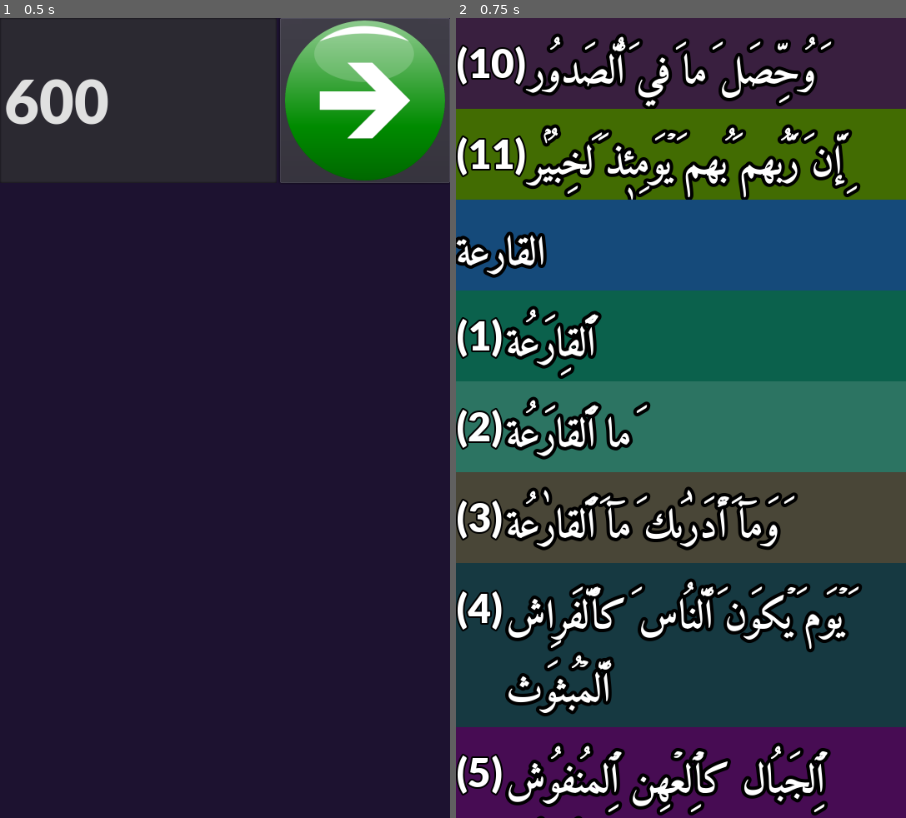
Above: before the commit, frames 1-2 (left to right).
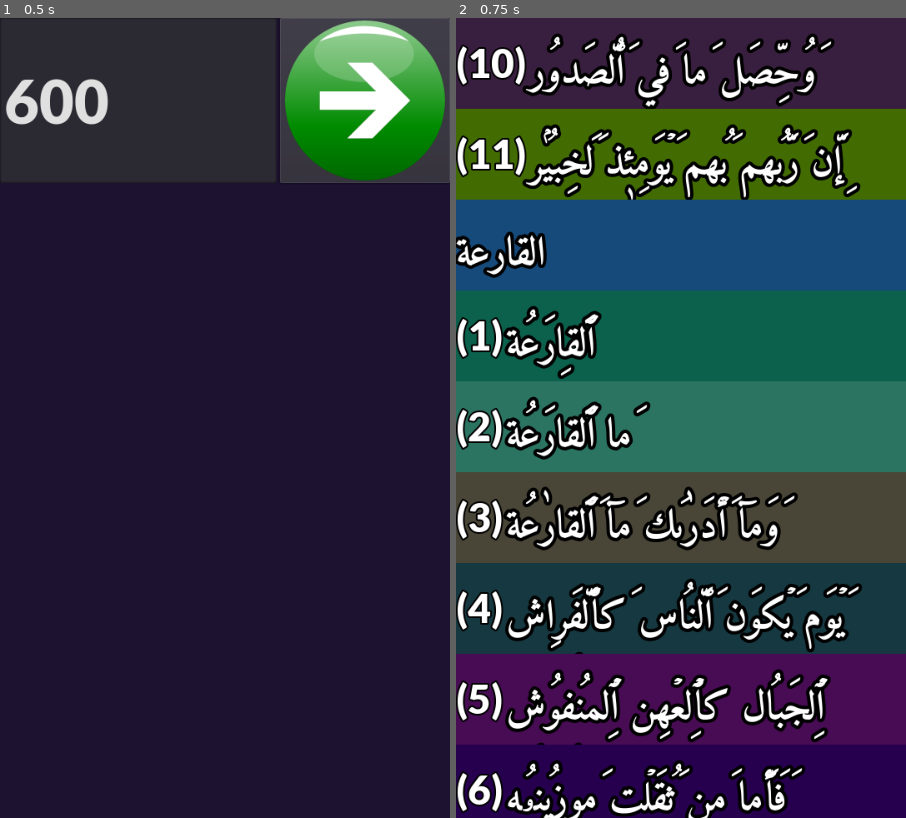
Above: after the commit, the same moments.

Repository: nightblade9/read-quran
Game: Godot game, scene res://scenes/HomeScreen.tscn
Same seed, same stepped clock (60 frames per second), same inputs: the game is played once before the commit and once after it.
Inputs (mouse positions are in pixels of both pictures, inside the frame that each line leads up to):
- Up to frame 1 (0.5 s): no input
- Up to frame 2 (0.75 s): click (820, 98) at 0.5 s

Frame 1 is identical in both runs. In frame 2, 18% of the frame differs, in the area x 0-100%, y 79-100%.

Commit message:
Refactoring to clean up code Rename "TemplateHbox" to just "HBoxContainer" Code is more OO; AyahHbox has setup, called to set up internals _create_entry adds to container so we can touch onready controls

Diff:
--- a/source/scenes/AyahHbox.gd
+++ b/source/scenes/AyahHbox.gd
@@ -1,7 +1,8 @@
 extends Control
 
 onready var _background = $ColorRect
-onready var _arabic_label = $TemplateHBox/ArabicLabel
+onready var _number_label = $HBoxContainer/NumberLabel
+onready var _arabic_label = $HBoxContainer/ArabicLabel
 
 func _ready():
 	_background.color.r = randf() * 0.40
@@ -10,3 +11,13 @@
 
 	# Expand to fit contents; +N so tashkeel (kasra) don't get cut off
 	self.rect_min_size.y = _arabic_label.get_minimum_size().y + 20
+
+# Called after _ready
+func setup(ayah_number:int, arabic_text:String) -> void:
+	_number_label.text = "(%s)" % ayah_number
+	_arabic_label.arabic_input = arabic_text
+
+func show_header():
+	_number_label.queue_free()
+	pass # TODO: override/bigger somehow
+	# TODO: center text, too
--- a/source/scenes/AyahHbox.tscn
+++ b/source/scenes/AyahHbox.tscn
@@ -36,7 +36,7 @@
 "_edit_use_anchors_": false
 }
 
-[node name="TemplateHBox" type="HBoxContainer" parent="."]
+[node name="HBoxContainer" type="HBoxContainer" parent="."]
 margin_top = 24.0
 margin_right = 532.0
 size_flags_horizontal = 3
@@ -44,14 +44,14 @@
 "_edit_use_anchors_": false
 }
 
-[node name="NumberLabel" type="Label" parent="TemplateHBox"]
+[node name="NumberLabel" type="Label" parent="HBoxContainer"]
 margin_right = 56.0
 margin_bottom = 85.0
 size_flags_vertical = 5
 custom_fonts/font = SubResource( 1 )
 text = "(1)"
 
-[node name="ArabicLabel" type="Label" parent="TemplateHBox"]
+[node name="ArabicLabel" type="Label" parent="HBoxContainer"]
 margin_left = 60.0
 margin_right = 532.0
 margin_bottom = 85.0
--- a/source/scenes/ShowQuranScene.gd
+++ b/source/scenes/ShowQuranScene.gd
@@ -20,10 +20,8 @@
 			var surah_data = _surah_names[ayah["surah_number"] - 1] # base 1 to base 0
 			var surah_name = surah_data["titleAr"]
 			var hbox = _create_entry(0, surah_name)
-			_ayaat_container.add_child(hbox)
 
 		var hbox = _create_entry(ayah_number, ayah["arabic"])
-		_ayaat_container.add_child(hbox)
 
 # Called before ready
 func setup_surah(surah_number:int) -> void:
@@ -45,18 +43,12 @@
 
 func _create_entry(ayah_number:int, arabic_text:String) -> HBoxContainer:
 	var hbox = AyahHbox.instance()
-	hbox.visible = true
+	_ayaat_container.add_child(hbox)
 
-	var number_label =  hbox.get_node("TemplateHBox/NumberLabel")
-	if ayah_number > 0: # ayah
-		number_label.text = "(%s)" % ayah_number
-	else:
-		number_label.queue_free() # surah heading
+	if ayah_number <= 0: # surah header
+		hbox.show_header()
 
-	var arabic_label = hbox.get_node("TemplateHBox/ArabicLabel")
-	arabic_label.arabic_input = arabic_text
-
-	print("box %s: %s" % [ayah_number, arabic_text])
+	hbox.setup(ayah_number, arabic_text)
 	return hbox
 
 func _parse_surah_names():
